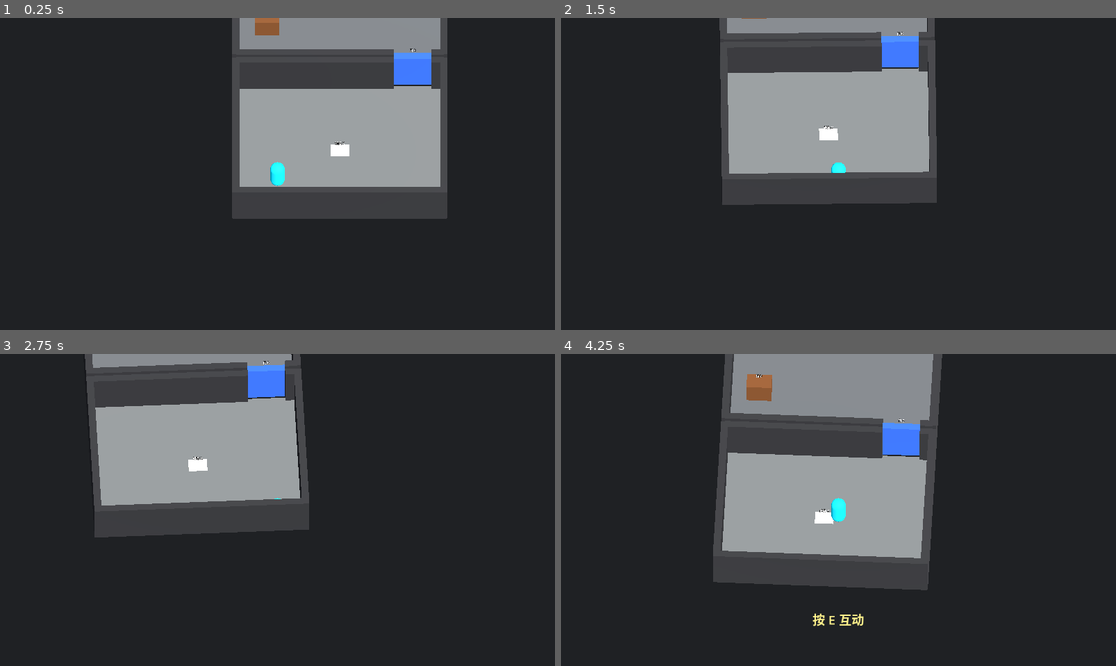
Above: before the commit, frames 1-4 (two rows, left to right).
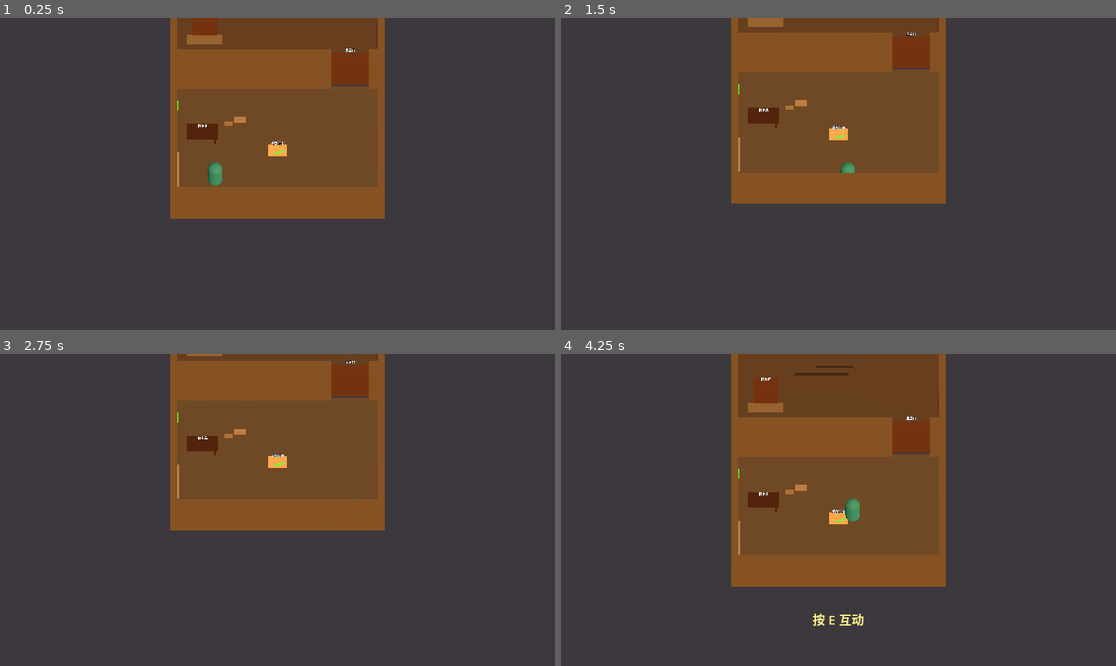
Above: after the commit, the same moments.

Repository: zuikakusan/Project-Hanabi
Game: Godot game, scene res://scenes/Main.tscn
Two runs of this game, one before a commit and one after it. Both use one fixed random seed, a clock stepped at 60 frames per second and the inputs below.
Inputs:
- Up to frame 1 (0.25 s): no input
- Up to frame 2 (1.5 s): tap Enter at 0.5, 1.35 s; hold D 0.53-1.28 s; tap E at 0.6 s; tap Space at 0.77 s; hold S from 1.28 s (still down)
- Up to frame 3 (2.75 s): tap Space at 1.52 s; release S at 2.03 s; hold D from 2.03 s (still down); tap E at 2.1 s
- Up to frame 4 (4.25 s): release D at 2.78 s; hold W 2.78-3.53 s; tap Enter at 2.85 s; tap Space at 3.02, 3.77 s; hold A from 3.53 s (still down); tap E at 3.6 s

The runs differ from the first frame. In frame 1, 98% of the frame differs, in the area x 0-100%, y 0-100%; in frame 2, 99%; in frame 3, 96%; in frame 4, 98%.

Commit message:
更新视角晃动、更新颜色

Diff:
--- a/scripts/main.gd
+++ b/scripts/main.gd
@@ -4,6 +4,17 @@
 
 const INTERACT_RANGE := 1.8
 const EXIT_RANGE := 2.3
+
+const COLOR_WALL := Color(0.42, 0.37, 0.27)
+const COLOR_WALL_DARK := Color(0.26, 0.24, 0.21)
+const COLOR_ROOM_B_FLOOR := Color(0.34, 0.33, 0.29)
+const COLOR_ROOM_A_FLOOR := Color(0.31, 0.28, 0.24)
+const COLOR_OUTDOOR_FLOOR := Color(0.48, 0.35, 0.22)
+const COLOR_OLD_WOOD := Color(0.36, 0.22, 0.12)
+const COLOR_DARK_WOOD := Color(0.24, 0.14, 0.08)
+const COLOR_PAPER_YELLOW := Color(0.86, 0.78, 0.55)
+const COLOR_DUSK_ORANGE := Color(1.0, 0.52, 0.18)
+const COLOR_FLUORESCENT_GREEN := Color(0.28, 1.0, 0.25)
 
 var has_read_note_x := false
 var door_b_open := false
@@ -17,9 +28,11 @@
 var prompt_label: Label
 var message_panel: PanelContainer
 var message_label: Label
+var end_overlay: ColorRect
 var current_interactable: Node3D
 var message_open := false
 var camera_offset := Vector3(0.0, 15.0, 12.0)
+var camera_focus_x := 0.0
 
 
 func _ready() -> void:
@@ -67,17 +80,18 @@
 	var environment := WorldEnvironment.new()
 	var env := Environment.new()
 	env.background_mode = Environment.BG_COLOR
-	env.background_color = Color(0.12, 0.13, 0.14)
+	env.background_color = Color(0.24, 0.22, 0.24)
 	env.ambient_light_source = Environment.AMBIENT_SOURCE_COLOR
-	env.ambient_light_color = Color(0.75, 0.78, 0.82)
-	env.ambient_light_energy = 0.85
+	env.ambient_light_color = Color(0.78, 0.66, 0.48)
+	env.ambient_light_energy = 0.55
 	environment.environment = env
 	add_child(environment)
 
 	var light := DirectionalLight3D.new()
-	light.name = "Sun"
-	light.light_energy = 2.0
-	light.rotation_degrees = Vector3(-55.0, 30.0, 0.0)
+	light.name = "DuskLight"
+	light.light_color = Color(1.0, 0.66, 0.38)
+	light.light_energy = 1.75
+	light.rotation_degrees = Vector3(-42.0, 28.0, 0.0)
 	add_child(light)
 
 
@@ -86,21 +100,24 @@
 	world.name = "WhiteboxMap"
 	add_child(world)
 
-	_add_floor(world, "RoomB_Floor", Vector3(0.0, -0.06, 8.0), Vector3(10.0, 0.12, 8.0), Color(0.42, 0.43, 0.43))
-	_add_floor(world, "RoomA_Floor", Vector3(0.0, -0.06, 0.0), Vector3(10.0, 0.12, 7.0), Color(0.36, 0.37, 0.38))
-	_add_floor(world, "Outdoor_Floor", Vector3(0.0, -0.06, -7.0), Vector3(10.0, 0.12, 6.0), Color(0.28, 0.42, 0.30))
+	_add_floor(world, "RoomB_CementFloor", Vector3(0.0, -0.06, 8.0), Vector3(10.0, 0.12, 8.0), COLOR_ROOM_B_FLOOR)
+	_add_floor(world, "RoomA_DirtyFloor", Vector3(0.0, -0.06, 0.0), Vector3(10.0, 0.12, 7.0), COLOR_ROOM_A_FLOOR)
+	_add_floor(world, "Outdoor_DuskGround", Vector3(0.0, -0.06, -7.0), Vector3(10.0, 0.12, 6.0), COLOR_OUTDOOR_FLOOR)
 
 	_build_walls(world)
-	_add_door(world, "DoorB", "obj_door_b", Vector3(3.5, 1.0, 3.75), Vector3(1.8, 2.0, 0.35), Color(0.18, 0.38, 0.95))
-	_add_door(world, "DoorA", "obj_door_a", Vector3(3.5, 1.0, -3.75), Vector3(1.8, 2.0, 0.35), Color(0.95, 0.28, 0.12))
+	_add_door(world, "DoorB", "obj_door_b", Vector3(3.5, 1.0, 3.75), Vector3(1.8, 2.0, 0.35), COLOR_OLD_WOOD)
+	_add_door(world, "DoorA", "obj_door_a", Vector3(3.5, 1.0, -3.75), Vector3(1.8, 2.0, 0.35), COLOR_DARK_WOOD)
 
 	_add_note(world)
 	_add_cabinet(world)
 	_add_exit(world)
+	_add_room_b_atmosphere(world)
+	_add_room_a_atmosphere(world)
+	_add_outdoor_atmosphere(world)
 
 
 func _build_walls(parent: Node) -> void:
-	var wall_color := Color(0.16, 0.16, 0.17)
+	var wall_color := COLOR_WALL
 
 	_add_solid_box(parent, "RoomB_TopWall", Vector3(0.0, 1.0, 12.0), Vector3(10.3, 2.0, 0.35), wall_color)
 	_add_solid_box(parent, "RoomB_LeftWall", Vector3(-5.0, 1.0, 8.0), Vector3(0.35, 2.0, 8.3), wall_color)
@@ -115,11 +132,11 @@
 	_add_solid_box(parent, "RoomA_BottomWall_Left", Vector3(-1.2, 1.0, -3.5), Vector3(7.6, 2.0, 0.35), wall_color)
 	_add_solid_box(parent, "RoomA_BottomWall_Right", Vector3(4.7, 1.0, -3.5), Vector3(0.6, 2.0, 0.35), wall_color)
 
-	_add_solid_box(parent, "Outdoor_LeftBoundary", Vector3(-5.0, 1.0, -7.0), Vector3(0.35, 2.0, 6.3), wall_color)
-	_add_solid_box(parent, "Outdoor_RightBoundary", Vector3(5.0, 1.0, -7.0), Vector3(0.35, 2.0, 6.3), wall_color)
-	_add_solid_box(parent, "Outdoor_Top_Left", Vector3(-1.2, 1.0, -4.0), Vector3(7.6, 2.0, 0.35), wall_color)
-	_add_solid_box(parent, "Outdoor_Top_Right", Vector3(4.7, 1.0, -4.0), Vector3(0.6, 2.0, 0.35), wall_color)
-	_add_solid_box(parent, "Outdoor_BottomBoundary", Vector3(0.0, 1.0, -10.0), Vector3(10.3, 2.0, 0.35), wall_color)
+	_add_solid_box(parent, "Outdoor_LeftBoundary", Vector3(-5.0, 1.0, -7.0), Vector3(0.35, 2.0, 6.3), COLOR_WALL_DARK)
+	_add_solid_box(parent, "Outdoor_RightBoundary", Vector3(5.0, 1.0, -7.0), Vector3(0.35, 2.0, 6.3), COLOR_WALL_DARK)
+	_add_solid_box(parent, "Outdoor_Top_Left", Vector3(-1.2, 1.0, -4.0), Vector3(7.6, 2.0, 0.35), COLOR_WALL_DARK)
+	_add_solid_box(parent, "Outdoor_Top_Right", Vector3(4.7, 1.0, -4.0), Vector3(0.6, 2.0, 0.35), COLOR_WALL_DARK)
+	_add_solid_box(parent, "Outdoor_BottomBoundary", Vector3(0.0, 1.0, -10.0), Vector3(10.3, 2.0, 0.35), COLOR_WALL_DARK)
 
 
 func _build_player() -> void:
@@ -145,7 +162,7 @@
 	var mesh_instance := MeshInstance3D.new()
 	mesh_instance.name = "Body"
 	mesh_instance.mesh = mesh
-	mesh_instance.set_surface_override_material(0, _material(Color(0.0, 0.85, 0.95)))
+	mesh_instance.set_surface_override_material(0, _material(Color(0.18, 0.64, 0.68)))
 	player.add_child(mesh_instance)
 
 
@@ -156,9 +173,10 @@
 	camera.size = 15.0
 	camera.near = 0.1
 	camera.far = 100.0
-	camera.position = player.position + camera_offset
+	var focus := _get_camera_focus()
+	camera.position = focus + camera_offset
 	add_child(camera)
-	camera.look_at(player.global_position, Vector3.UP)
+	camera.look_at(focus, Vector3.UP)
 	camera.current = true
 
 
@@ -166,6 +184,14 @@
 	var canvas := CanvasLayer.new()
 	canvas.name = "UI"
 	add_child(canvas)
+
+	end_overlay = ColorRect.new()
+	end_overlay.name = "EndOverlay"
+	end_overlay.color = Color(0.05, 0.04, 0.03, 0.42)
+	end_overlay.anchor_right = 1.0
+	end_overlay.anchor_bottom = 1.0
+	end_overlay.visible = false
+	canvas.add_child(end_overlay)
 
 	prompt_label = Label.new()
 	prompt_label.name = "InteractPrompt"
@@ -217,16 +243,28 @@
 	var box := BoxMesh.new()
 	box.size = Vector3(0.9, 0.08, 0.65)
 	mesh.mesh = box
-	mesh.set_surface_override_material(0, _material(Color(0.95, 0.93, 0.82)))
+	mesh.set_surface_override_material(0, _material(COLOR_PAPER_YELLOW))
 	note.add_child(mesh)
-	_add_label(note, "纸条 X", Vector3(0.0, 0.55, 0.0))
+
+	var green_mark := MeshInstance3D.new()
+	green_mark.name = "FluorescentMark"
+	var mark_mesh := BoxMesh.new()
+	mark_mesh.size = Vector3(0.52, 0.025, 0.08)
+	green_mark.mesh = mark_mesh
+	green_mark.position = Vector3(0.08, 0.065, 0.18)
+	green_mark.rotation_degrees.y = 18.0
+	green_mark.set_surface_override_material(0, _emissive_material(COLOR_FLUORESCENT_GREEN, 0.75))
+	note.add_child(green_mark)
+
+	_add_label(note, "发黄纸条", Vector3(0.0, 0.55, 0.0))
 
 
 func _add_cabinet(parent: Node) -> void:
-	var cabinet := _add_solid_box(parent, "CabinetA", Vector3(-3.5, 0.5, 0.5), Vector3(1.2, 1.0, 0.8), Color(0.45, 0.26, 0.12))
+	var cabinet := _add_solid_box(parent, "CabinetA", Vector3(-3.5, 0.5, 0.5), Vector3(1.2, 1.0, 0.8), COLOR_OLD_WOOD)
 	cabinet.set_meta("interact_id", "obj_cabinet_a")
 	cabinet.add_to_group("interactable")
-	_add_label(cabinet, "柜子", Vector3(0.0, 0.9, 0.0))
+	_add_floor(cabinet, "CabinetGreenCrack", Vector3(0.0, 0.18, -0.42), Vector3(0.72, 0.035, 0.035), COLOR_FLUORESCENT_GREEN)
+	_add_label(cabinet, "旧木柜", Vector3(0.0, 0.9, 0.0))
 
 
 func _add_exit(parent: Node) -> void:
@@ -240,9 +278,11 @@
 	var box := BoxMesh.new()
 	box.size = Vector3(3.0, 0.05, 2.0)
 	mesh.mesh = box
-	mesh.set_surface_override_material(0, _material(Color(0.2, 0.95, 0.35)))
+	mesh.set_surface_override_material(0, _material(Color(0.92, 0.58, 0.2)))
 	exit.add_child(mesh)
-	_add_label(exit, "END", Vector3(0.0, 0.65, 0.0))
+	_add_floor(exit, "FaintGreenEdgeNorth", Vector3(0.0, 0.055, 1.02), Vector3(3.1, 0.035, 0.08), COLOR_FLUORESCENT_GREEN)
+	_add_floor(exit, "FaintGreenEdgeSouth", Vector3(0.0, 0.055, -1.02), Vector3(3.1, 0.035, 0.08), COLOR_FLUORESCENT_GREEN)
+	_add_label(exit, "门外黄昏", Vector3(0.0, 0.65, 0.0))
 
 
 func _add_door(parent: Node, door_name: String, interact_id: String, pos: Vector3, size: Vector3, color: Color) -> Node3D:
@@ -274,9 +314,49 @@
 	collision.shape = shape
 	body.add_child(collision)
 
-	var label_text := "门 B" if door_name == "DoorB" else "门 A"
+	var label_text := "里屋门" if door_name == "DoorB" else "出口门"
 	_add_label(door, label_text, Vector3(0.0, 1.45, 0.0))
+	if door_name == "DoorA":
+		_add_floor(door, "LockGreenGleam", Vector3(-0.55, 0.06, -0.2), Vector3(0.12, 0.12, 0.06), COLOR_FLUORESCENT_GREEN)
 	return door
+
+
+func _add_room_b_atmosphere(parent: Node) -> void:
+	_add_floor(parent, "OldTableTop", Vector3(-3.6, 0.42, 7.15), Vector3(1.5, 0.12, 0.85), COLOR_DARK_WOOD)
+	_add_floor(parent, "OldTableLegA", Vector3(-4.2, 0.18, 6.8), Vector3(0.12, 0.36, 0.12), COLOR_DARK_WOOD)
+	_add_floor(parent, "OldTableLegB", Vector3(-3.0, 0.18, 7.5), Vector3(0.12, 0.36, 0.12), COLOR_DARK_WOOD)
+	_add_label_marker(parent, "旧木桌", Vector3(-3.6, 0.88, 7.15))
+
+	_add_floor(parent, "DirtyWindow", Vector3(-4.78, 1.25, 10.15), Vector3(0.08, 0.82, 1.45), Color(0.57, 0.61, 0.58))
+	_add_floor(parent, "OldNewspaper", Vector3(1.95, 0.62, 11.78), Vector3(1.05, 0.78, 0.035), Color(0.74, 0.66, 0.47))
+	_add_floor(parent, "RoomB_WastePaperA", Vector3(-1.8, 0.02, 6.1), Vector3(0.55, 0.035, 0.35), Color(0.62, 0.57, 0.46))
+	_add_floor(parent, "RoomB_WastePaperB", Vector3(-2.35, 0.025, 6.35), Vector3(0.42, 0.035, 0.24), Color(0.55, 0.52, 0.43))
+	_add_floor(parent, "RoomB_GreenChalkMark", Vector3(-4.78, 0.68, 5.75), Vector3(0.07, 0.58, 0.16), COLOR_FLUORESCENT_GREEN)
+
+
+func _add_room_a_atmosphere(parent: Node) -> void:
+	_add_floor(parent, "RoomA_DragMarkA", Vector3(-0.8, 0.015, -0.9), Vector3(2.6, 0.025, 0.16), Color(0.19, 0.16, 0.13))
+	_add_floor(parent, "RoomA_DragMarkB", Vector3(-0.2, 0.016, -1.35), Vector3(1.8, 0.025, 0.12), Color(0.18, 0.15, 0.12))
+	_add_floor(parent, "RoomA_WaterStain", Vector3(4.78, 0.72, 1.45), Vector3(0.07, 1.1, 0.62), Color(0.25, 0.22, 0.17))
+	_add_floor(parent, "DoorA_DuskSeam", Vector3(3.5, 0.54, -3.93), Vector3(1.9, 0.06, 0.08), COLOR_DUSK_ORANGE)
+	_add_floor(parent, "CabinetDustPatch", Vector3(-3.5, 0.02, 1.15), Vector3(1.7, 0.035, 0.58), Color(0.48, 0.45, 0.36))
+
+
+func _add_outdoor_atmosphere(parent: Node) -> void:
+	_add_floor(parent, "FadedRoad", Vector3(0.0, 0.015, -8.45), Vector3(2.3, 0.035, 3.0), Color(0.38, 0.34, 0.31))
+	_add_floor(parent, "DistantWallLeft", Vector3(-3.1, 0.55, -9.72), Vector3(3.2, 1.1, 0.16), Color(0.22, 0.24, 0.25))
+	_add_floor(parent, "DistantWallRight", Vector3(3.1, 0.55, -9.72), Vector3(3.2, 1.1, 0.16), Color(0.22, 0.24, 0.25))
+	_add_floor(parent, "TreeShadowA", Vector3(-3.2, 0.02, -7.25), Vector3(1.2, 0.03, 0.28), Color(0.11, 0.18, 0.12))
+	_add_floor(parent, "TreeShadowB", Vector3(2.4, 0.02, -6.6), Vector3(1.45, 0.03, 0.24), Color(0.1, 0.16, 0.12))
+	_add_floor(parent, "RoadGreenCrack", Vector3(1.35, 0.04, -8.95), Vector3(0.75, 0.035, 0.06), COLOR_FLUORESCENT_GREEN)
+
+
+func _add_label_marker(parent: Node, text: String, pos: Vector3) -> void:
+	var marker := Node3D.new()
+	marker.name = text
+	marker.position = pos
+	parent.add_child(marker)
+	_add_label(marker, text, Vector3.ZERO)
 
 
 func _add_floor(parent: Node, node_name: String, pos: Vector3, size: Vector3, color: Color) -> MeshInstance3D:
@@ -332,9 +412,14 @@
 	if player == null or camera == null:
 		return
 
-	var target_pos := player.global_position + camera_offset
+	var focus := _get_camera_focus()
+	var target_pos := focus + camera_offset
 	camera.global_position = camera.global_position.lerp(target_pos, clampf(delta * 7.0, 0.0, 1.0))
-	camera.look_at(player.global_position, Vector3.UP)
+	camera.look_at(focus, Vector3.UP)
+
+
+func _get_camera_focus() -> Vector3:
+	return Vector3(camera_focus_x, player.global_position.y, player.global_position.z)
 
 
 func _update_current_interactable() -> void:
@@ -359,7 +444,8 @@
 func _check_exit_trigger() -> void:
 	if door_a_open and player.global_position.distance_to(Vector3(0.0, 0.0, -8.0)) <= EXIT_RANGE:
 		demo_finished = true
-		_show_message("Demo 结束。")
+		end_overlay.visible = true
+		_show_message("你走出了屋子。\n外面的天色不太对。")
 
 
 func _interact_with(interactable: Node3D) -> void:
@@ -367,7 +453,7 @@
 	match interact_id:
 		"obj_note_x":
 			has_read_note_x = true
-			_show_message("纸条上写着：\n离开房间。")
+			_show_message("纸条上写着：\n别待在这个房间。")
 		"obj_door_b":
 			_handle_door_b(interactable)
 		"obj_cabinet_a":
@@ -378,36 +464,36 @@
 
 func _handle_door_b(door: Node3D) -> void:
 	if door_b_open:
-		_show_message("门已经打开了。")
+		_show_message("里屋门已经开着。")
 	elif not has_read_note_x:
-		_show_message("门像是能打开，但你还没有想好要去哪。")
+		_show_message("门没有锁，但你突然不太想碰它。")
 	else:
 		door_b_open = true
 		_open_door(door)
-		_show_message("门打开了。")
+		_show_message("门轴响了一下。")
 
 
 func _handle_cabinet(cabinet: Node3D) -> void:
 	if cabinet_a_searched:
-		_show_message("柜子是空的。")
+		_show_message("柜子里只剩一层灰。")
 	else:
 		cabinet_a_searched = true
 		has_key_door_a = true
 		var mesh := cabinet.get_node_or_null("Mesh") as MeshInstance3D
 		if mesh != null:
-			mesh.set_surface_override_material(0, _material(Color(0.58, 0.39, 0.22)))
-		_show_message("柜子里有一把钥匙。")
+			mesh.set_surface_override_material(0, _material(Color(0.44, 0.28, 0.16)))
+		_show_message("柜子底下压着一把小钥匙。")
 
 
 func _handle_door_a(door: Node3D) -> void:
 	if door_a_open:
-		_show_message("门已经打开了。")
+		_show_message("出口门已经开着。")
 	elif not has_key_door_a:
-		_show_message("门上锁了。")
+		_show_message("门从另一边锁住了。")
 	else:
 		door_a_open = true
 		_open_door(door)
-		_show_message("试着用刚才的钥匙，结果门打开了。")
+		_show_message("钥匙转了一圈，门开了。")
 
 
 func _open_door(door: Node3D) -> void:
@@ -444,3 +530,11 @@
 	mat.albedo_color = color
 	mat.roughness = 0.85
 	return mat
+
+
+func _emissive_material(color: Color, energy: float) -> StandardMaterial3D:
+	var mat := _material(color)
+	mat.emission_enabled = true
+	mat.emission = color
+	mat.emission_energy_multiplier = energy
+	return mat
Not shown, added: Docs/11 最小Demo氛围与文本替换方案.md
